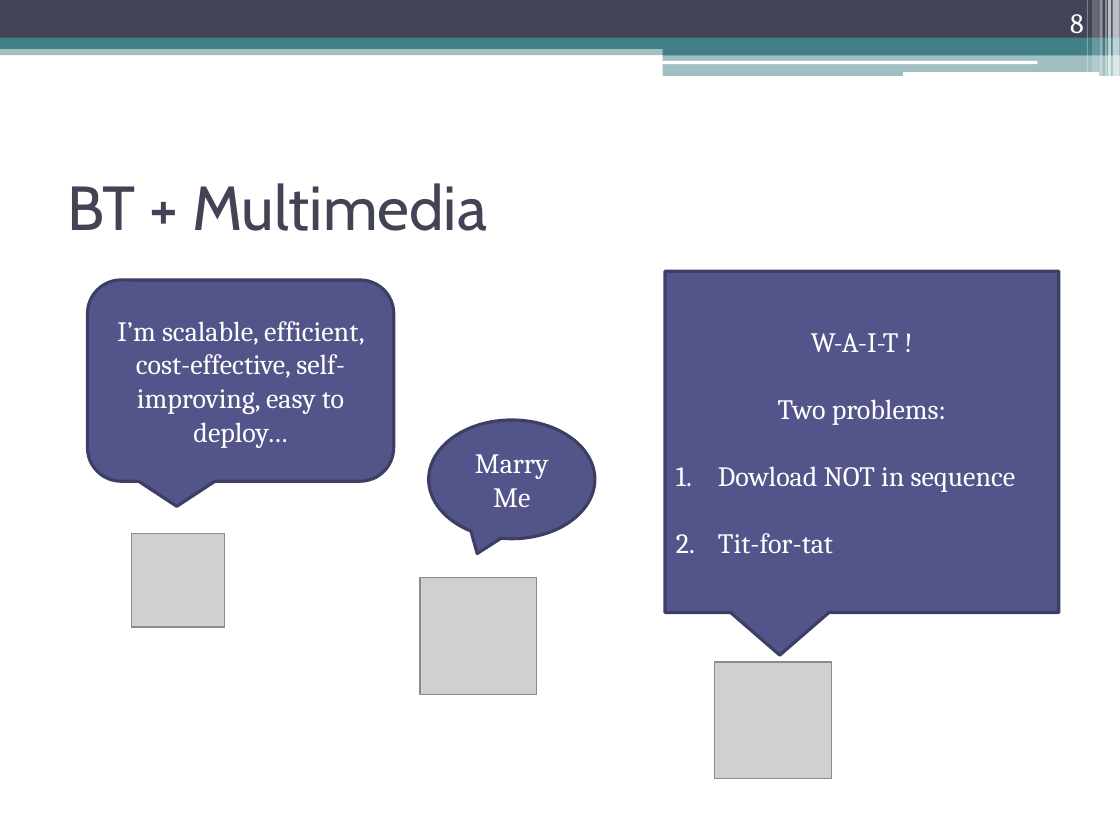
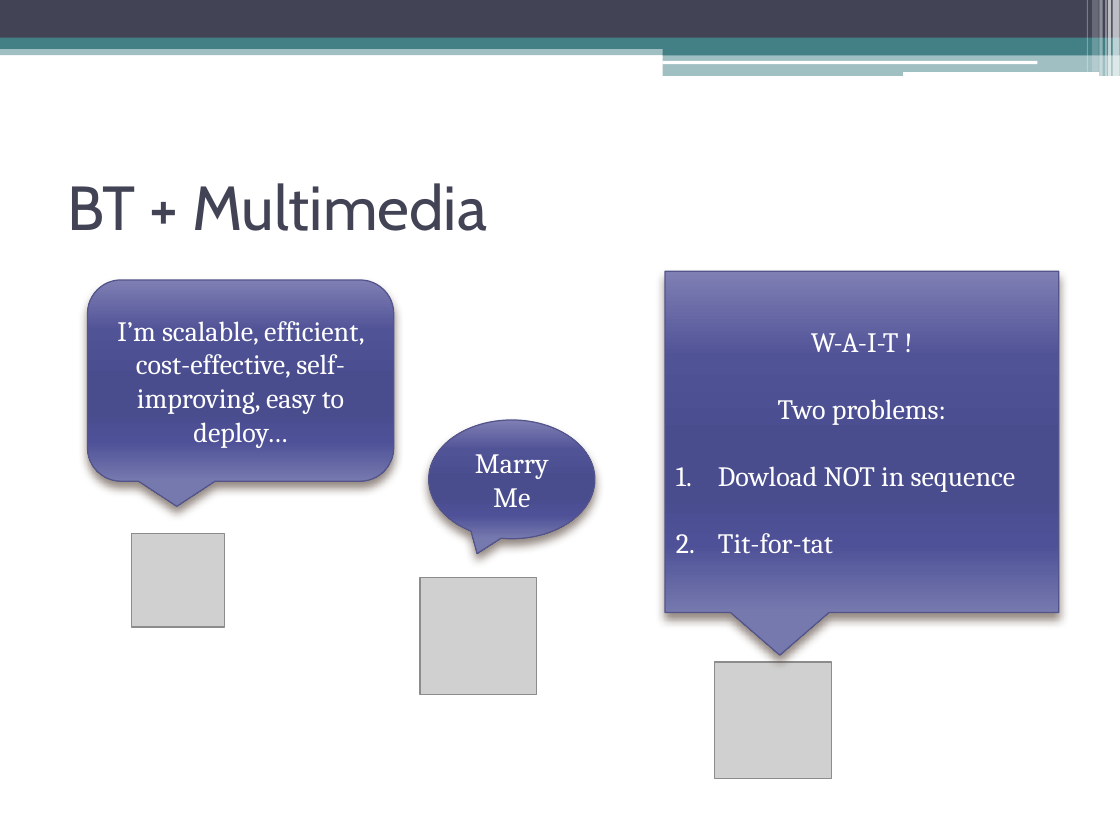
Before and after one commit to sikeh/shanbolishomework, a slide deck: slide 8 of Distributed Computing, Peer-to-Peer and GRIDS/final presentation/ppt/Peer-to-Peer Multimedia Streaming Using BitTorrent.pptx. Drawn at 1120x840 pixels with LibreOffice and Linux fonts; fonts in the diff are those of the drawing; grey boxes stand for pictures. Boxes give left, top, right and bottom in pixels: in the first picture for what was removed or moved away, otherwise in the second. Text is boxed around its words. In the diff, an @@ line names an element or a change of style, - is before the commit and + after.

```diff
--- a/Distributed Computing, Peer-to-Peer and GRIDS/final presentation/ppt/Peer-to-Peer Multimedia Streaming Using BitTorrent.pptx
+++ b/Distributed Computing, Peer-to-Peer and GRIDS/final presentation/ppt/Peer-to-Peer Multimedia Streaming Using BitTorrent.pptx
@@ page number removed at (x1=1070, y1=14, x2=1084, y2=40) @@
-8
@@ fill #53548A to gradient #7F80B4 to #515298 to #4A4B8D to #515297 to #7778AE; outline #3D3E66 2 pt to #53548A 0.79 pt; shadow on in 3 elements at (x1=87, y1=280, x2=393, y2=482), (x1=429, y1=420, x2=595, y2=539), (x1=665, y1=271, x2=1060, y2=613) @@
```
Also in this commit, not shown: 12 other slides changed, 1 slide added, 1 slide removed.
